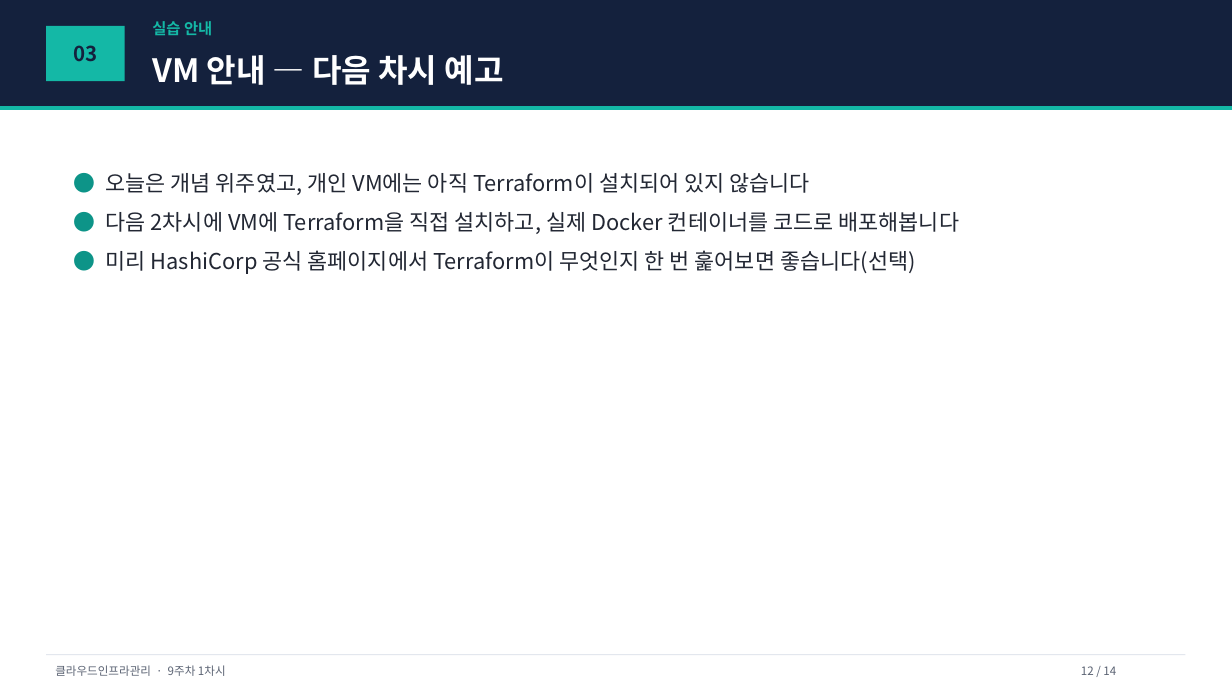
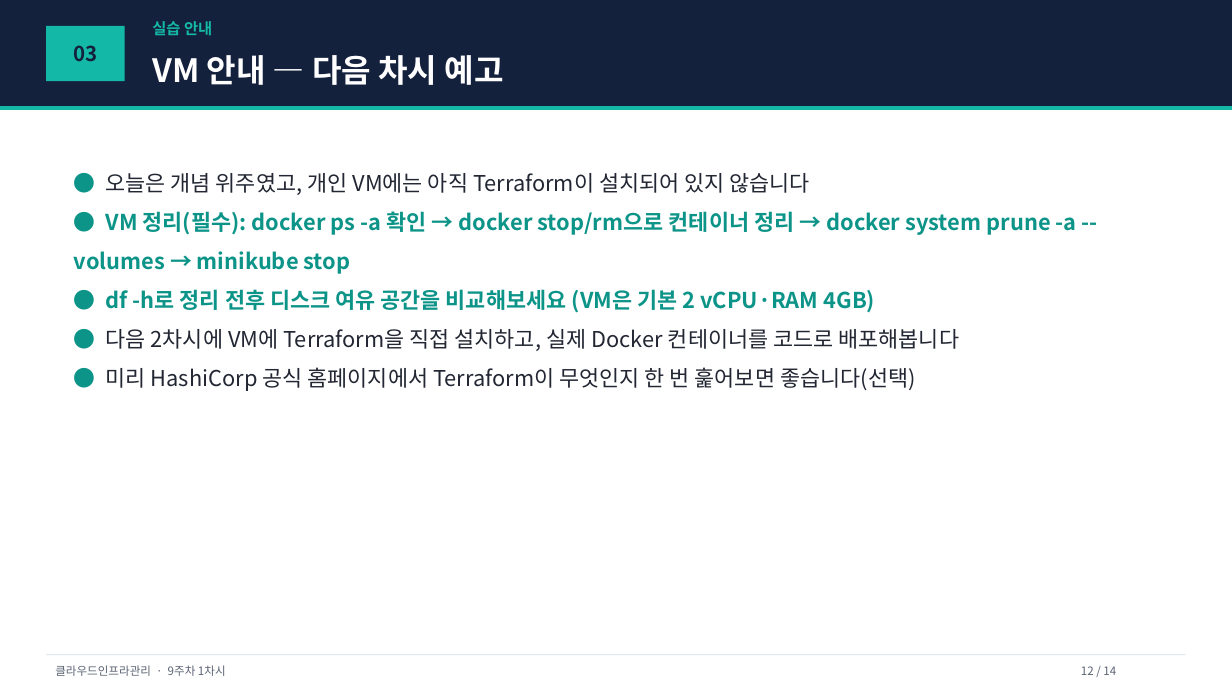
Before and after one commit to gorae-black/class, a slide deck: slide 12 of class/cloud_infra_mgmt/09주차_Terraform_IaC기초/01_강의자료/1차시_IaC개념과Terraform아키텍처.pptx. Drawn at 1232x693 pixels with LibreOffice and Linux fonts; fonts in the diff are those of the drawing. Boxes give left, top, right and bottom in pixels: in the first picture for what was removed or moved away, otherwise in the second. Text is boxed around its words. In the diff, an @@ line names an element or a change of style, - is before the commit and + after.

Commit message:
fix: 강의대본·강의자료(pptx) 전체 감사에서 발견된 8건 수정
- 9주차 2차시: Terraform apt 저장소 등록 명령 누락 (강의대본+pptx+발표자노트)
- 9주차 1차시: VM 정리 가이드가 슬라이드에 반영 안 된 문제 (pptx)
- 4주차: "kubectl apply 타이밍 주의" 안내를 실제 사용처인 3차시로 이동 (2차시는 kubectl run만 사용)
- 6주차 1차시: "교수자가 Secret 미리 생성" 서술을 학생이 직접 생성하는 실제 흐름으로 수정 (강의대본+pptx)
- 7주차 1차시: Killercoda에 minikube 전용 명령어만 노출되던 것을 kubeadm 매니페스트 설치로 안내하고
  플랫폼 차이 설명 추가 (강의대본+pptx)
- 11주차 2차시: docker-compose.yml에 누락된 최상위 volumes: 선언 추가 (강의대본+pptx)
- 12주차 1차시: 잘려있던 Jenkinsfile 기본 뼈대 코드 박스 복원 (pptx)
- 1주차 1차시: 존재하지 않는 06_로컬VM_과제복습/07_오류FAQ 폴더 참조를 LMS Q&A 안내로 변경 (강의대본+pptx)

전체 0~15주차 강의대본↔강의자료 정합성 감사를 통해 발견된 8건 중 실제 수업/실습에 영향을 주는
항목만 우선 수정. pptx 편집은 python-pptx로 수행.

```diff
--- a/class/cloud_infra_mgmt/09주차_Terraform_IaC기초/01_강의자료/1차시_IaC개념과Terraform아키텍처.pptx
+++ b/class/cloud_infra_mgmt/09주차_Terraform_IaC기초/01_강의자료/1차시_IaC개념과Terraform아키텍처.pptx
@@ text at [74, 211, 1077, 313]: paragraphs added @@
+● VM 정리(필수): docker ps -a 확인 → docker stop/rm으로 컨테이너 정리 → docker system prune -a --volumes → minikube stop
+● df -h로 정리 전후 디스크 여유 공간을 비교해보세요 (VM은 기본 2 vCPU·RAM 4GB)
```
Also in this commit, not shown: 13 other files.
